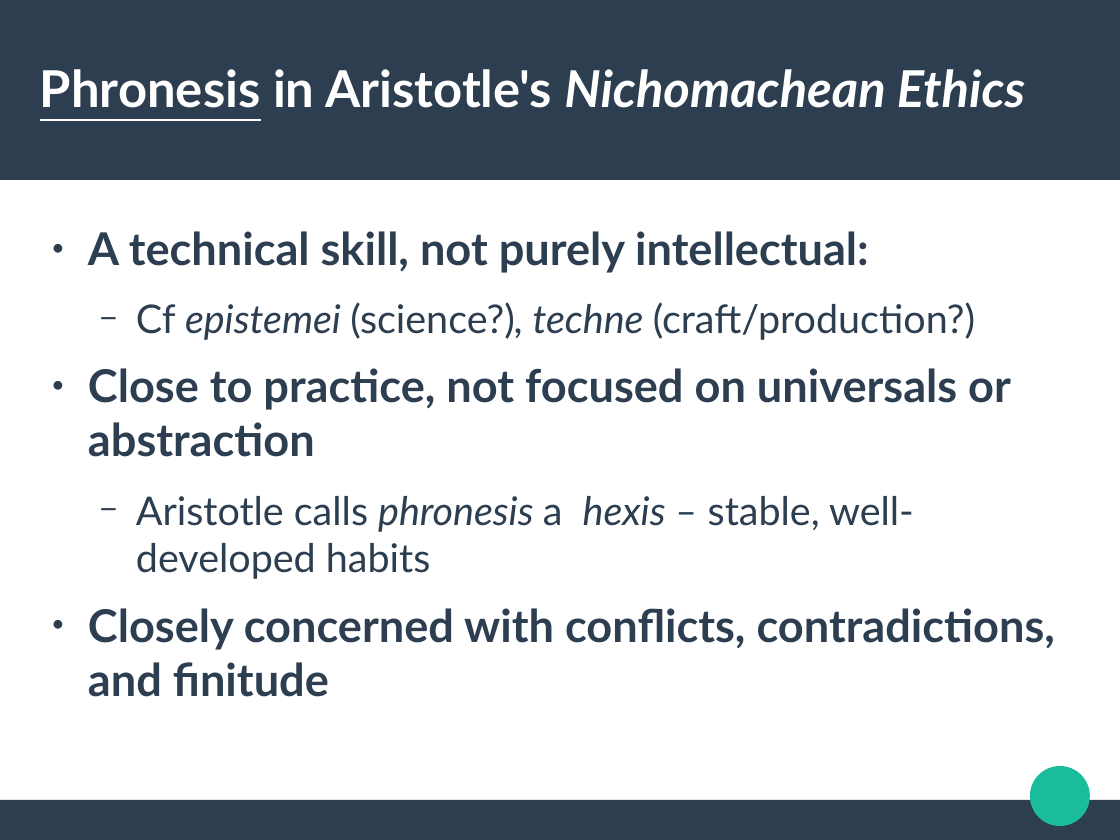
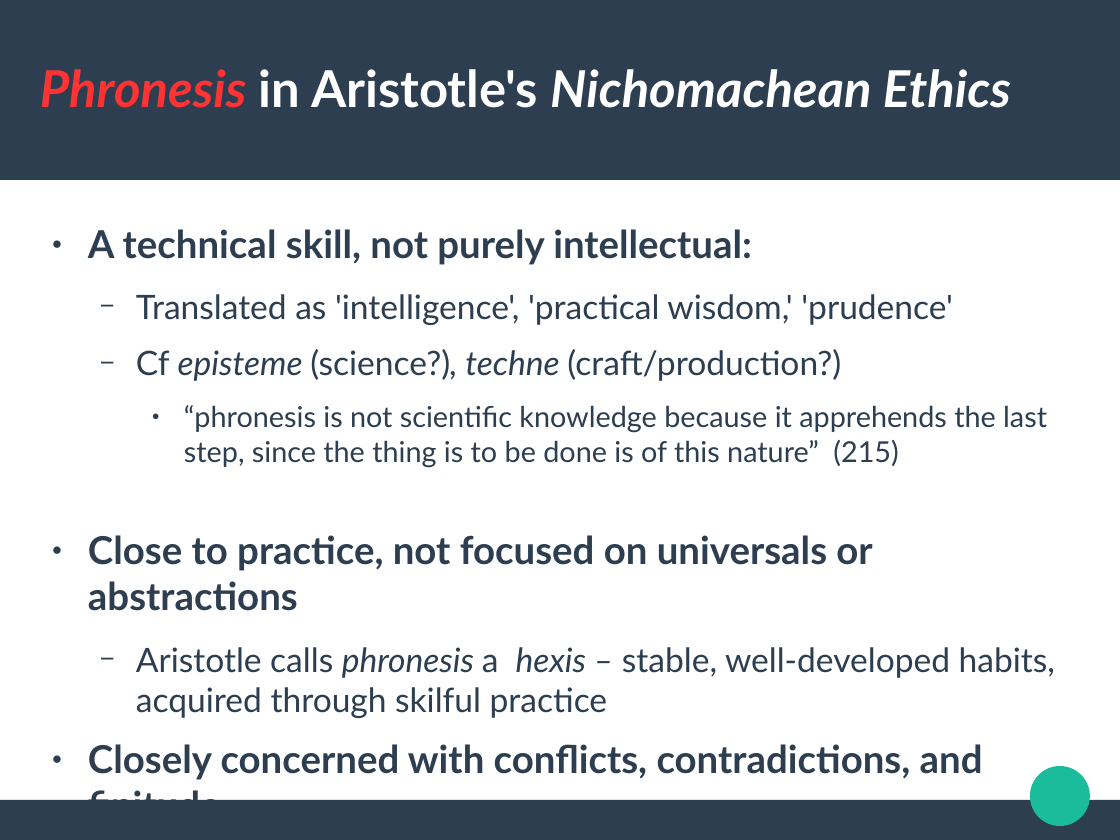
Before and after one commit to rian39/digital_ethics, a slide deck: slide 8 of digital_ethics_slides.odp (slide 6 before the commit). Drawn at 1120x840 pixels with LibreOffice and Linux fonts; fonts in the diff are those of the drawing. Boxes give left, top, right and bottom in pixels: in the first picture for what was removed or moved away, otherwise in the second. Text is boxed around its words. In the diff, an @@ line names an element or a change of style, - is before the commit and + after.

```diff
--- a/digital_ethics_slides.odp
+++ b/digital_ethics_slides.odp
@@ title "Phronesis in Aristotle's Nichomachean Ethics" at (40, 69, 1011, 108): text colour #FFFFFF to #FF3333, italic on, underline off in "Phronesis" @@
@@ text at (88, 229, 983, 780): size 32 to 27.2 pt in "A technical skill, not purely intellectual:", "Closely concerned with conflicts, contradictions, and finitu ..." @@
@@ text at (136, 294, 1055, 718): text changed; size 28 to 23.8 pt @@
-  − Cf epistemei (science?), techne (craft/production?)
-● Close to practice, not focused on universals or abstraction
-  − Aristotle calls phronesis a hexis – stable, well-developed habits
+  − Translated as 'intelligence', 'practical wisdom,' 'prudence'
+  − Cf episteme (science?), techne (craft/production?)
+    ● “phronesis is not scientific knowledge because it apprehends the last step, since the thing is to be done is of this nature” (215)
+● Close to practice, not focused on universals or abstractions
+  − Aristotle calls phronesis a hexis – stable, well-developed habits, acquired through skilful practice
```
Also in this commit, not shown: 10 other slides changed, 8 slides added, 2 slides removed.
